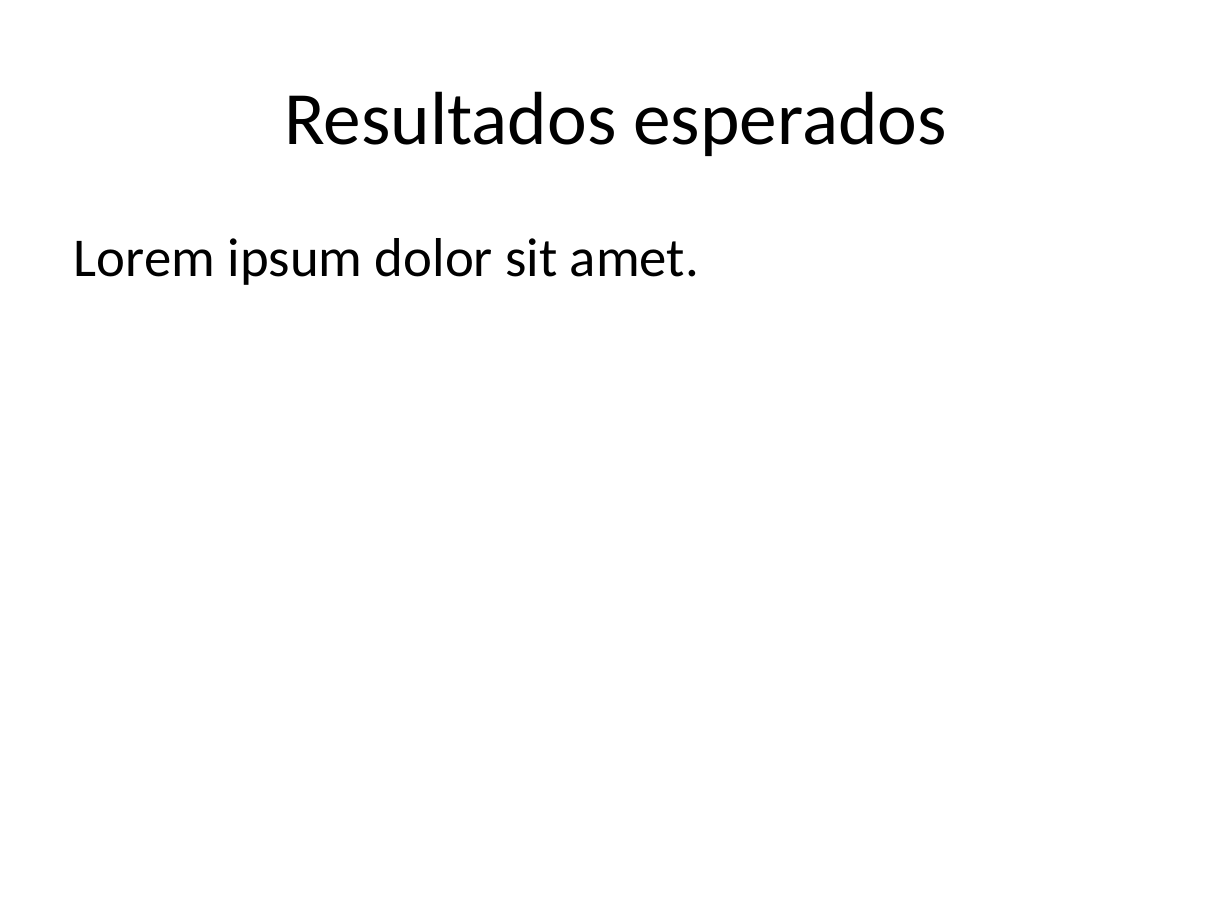
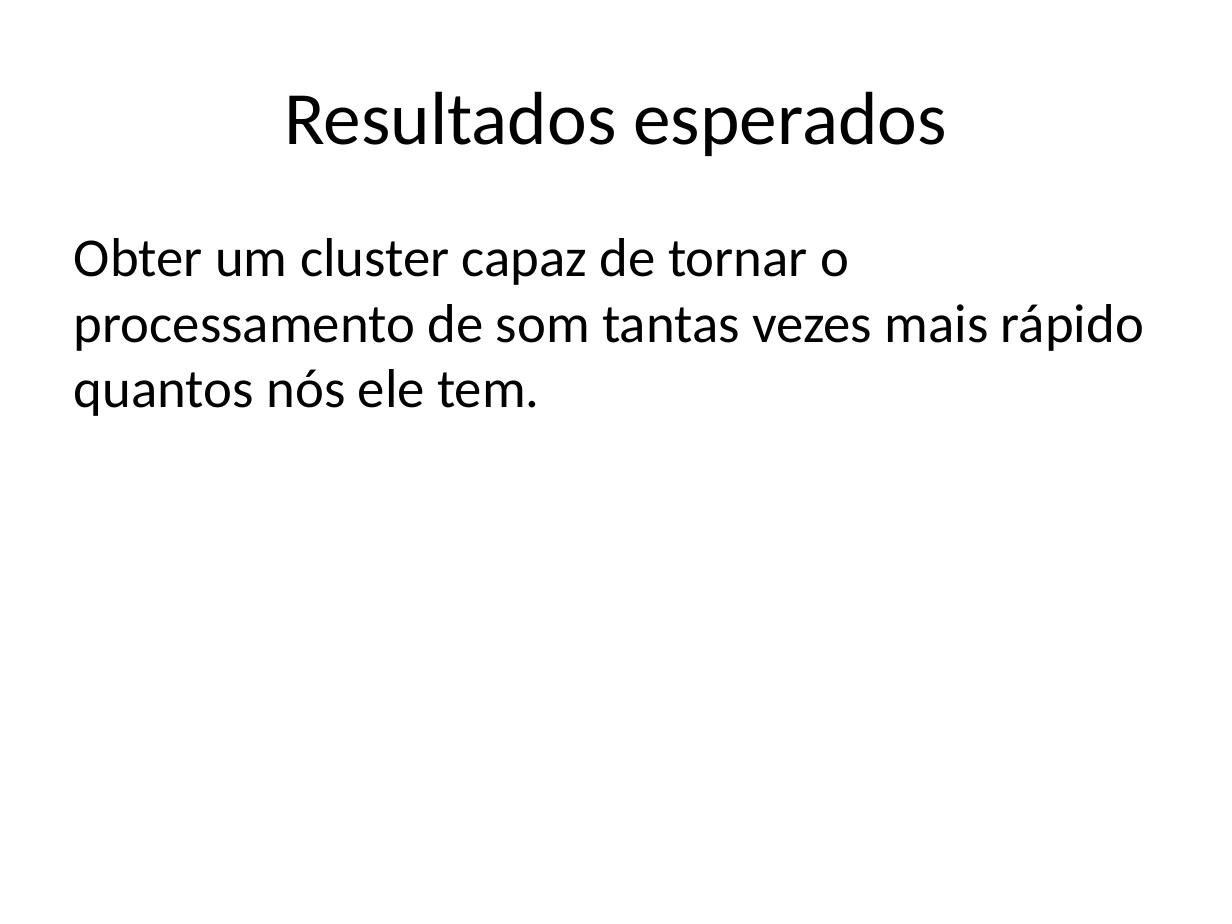
Before and after one commit to Meshotron2/comunication, a slide deck: slide 6 of m1-presentation/presentation.pptx. Drawn at 1232x924 pixels with LibreOffice and Linux fonts; fonts in the diff are those of the drawing. Boxes give left, top, right and bottom in pixels: in the first picture for what was removed or moved away, otherwise in the second. Text is boxed around its words. In the diff, an @@ line names an element or a change of style, - is before the commit and + after.

Commit message:
[CLUSTER-16] M2 presentation outline

```diff
--- a/m1-presentation/presentation.pptx
+++ b/m1-presentation/presentation.pptx
@@ text at box(74, 238, 1144, 416): text changed @@
-Lorem ipsum dolor sit amet.
+Obter um cluster capaz de tornar o processamento de som tantas vezes mais rápido quantos nós ele tem.
```
Also in this commit, not shown: 3 other slides changed, 4 slides added, 4 slides removed, 2 other files.
